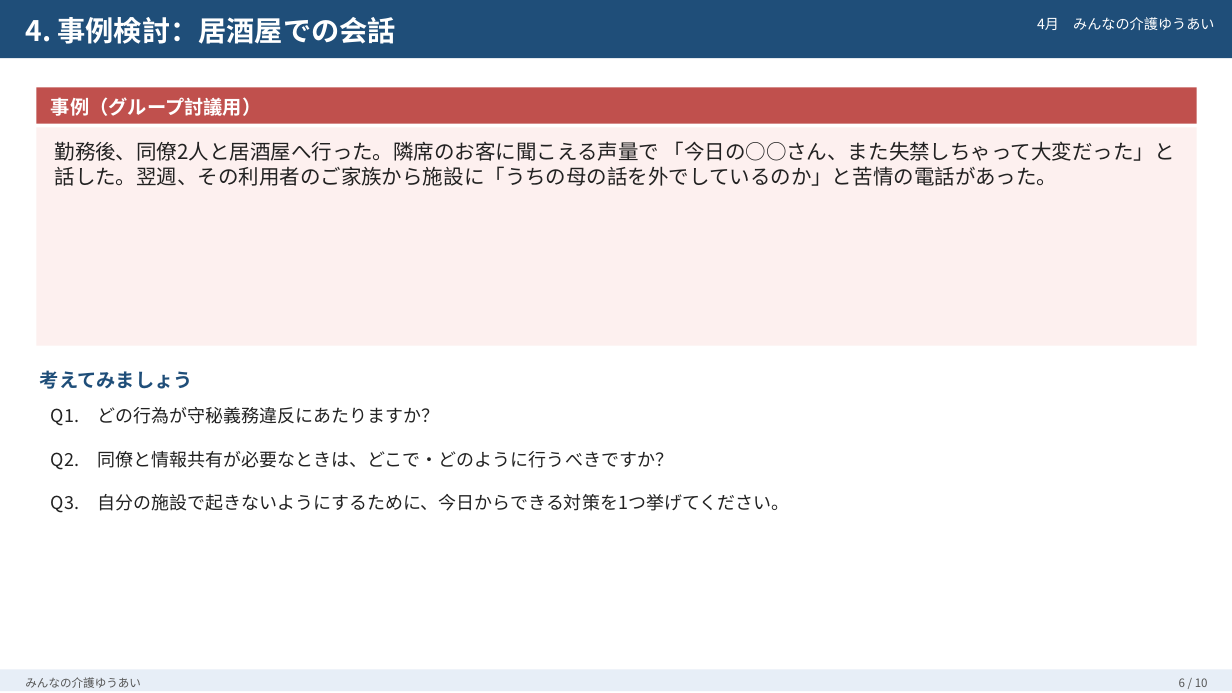
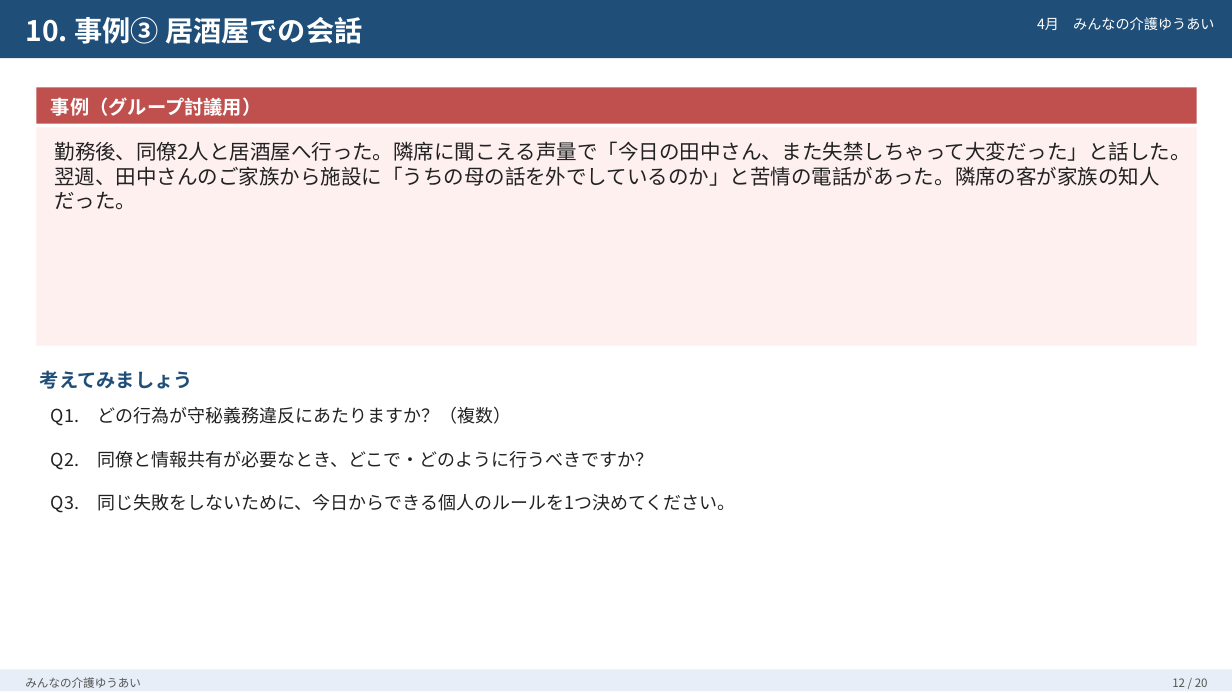
Before and after one commit to migarashi631985-hue/migration-plan, a slide deck: slide 12 of slides/04_倫理・法令遵守.pptx (slide 6 before the commit). Drawn at 1232x693 pixels with LibreOffice and Linux fonts; fonts in the diff are those of the drawing. Boxes give left, top, right and bottom in pixels: in the first picture for what was removed or moved away, otherwise in the second. Text is boxed around its words. In the diff, an @@ line names an element or a change of style, - is before the commit and + after.

```diff
--- a/slides/04_倫理・法令遵守.pptx
+++ b/slides/04_倫理・法令遵守.pptx
@@ text at (x1=25, y1=17, x2=362, y2=44): text changed @@
-4. 事例検討：居酒屋での会話
+10. 事例③ 居酒屋での会話
@@ text at (x1=55, y1=141, x2=1191, y2=209): text changed @@
-勤務後、同僚2人と居酒屋へ行った。隣席のお客に聞こえる声量で 「今日の○○さん、また失禁しちゃって大変だった」と話した。翌週、その利用者のご家族から施設に「うちの母の話を外でしているのか」と苦情の電話があった。
+勤務後、同僚2人と居酒屋へ行った。隣席に聞こえる声量で「今日の田中さん、また失禁しちゃって大変だった」と話した。翌週、田中さんのご家族から施設に「うちの母の話を外でしているのか」と苦情の電話があった。隣席の客が家族の知人だった。
@@ text at (x1=51, y1=407, x2=511, y2=426): text changed @@
-Q1. どの行為が守秘義務違反にあたりますか？
+Q1. どの行為が守秘義務違反にあたりますか？（複数）
@@ text at (x1=51, y1=451, x2=654, y2=470): text changed @@
-Q2. 同僚と情報共有が必要なときは、どこで・どのように行うべきですか？
+Q2. 同僚と情報共有が必要なとき、どこで・どのように行うべきですか？
@@ text at (x1=51, y1=494, x2=735, y2=513): text changed @@
-Q3. 自分の施設で起きないようにするために、今日からできる対策を1つ挙げてください。
+Q3. 同じ失敗をしないために、今日からできる個人のルールを1つ決めてください。
@@ text at (x1=1172, y1=678, x2=1208, y2=687): text changed @@
-6 / 10
+12 / 20
```
Also in this commit, not shown: 8 other slides changed, 10 slides added, 2 other files.
